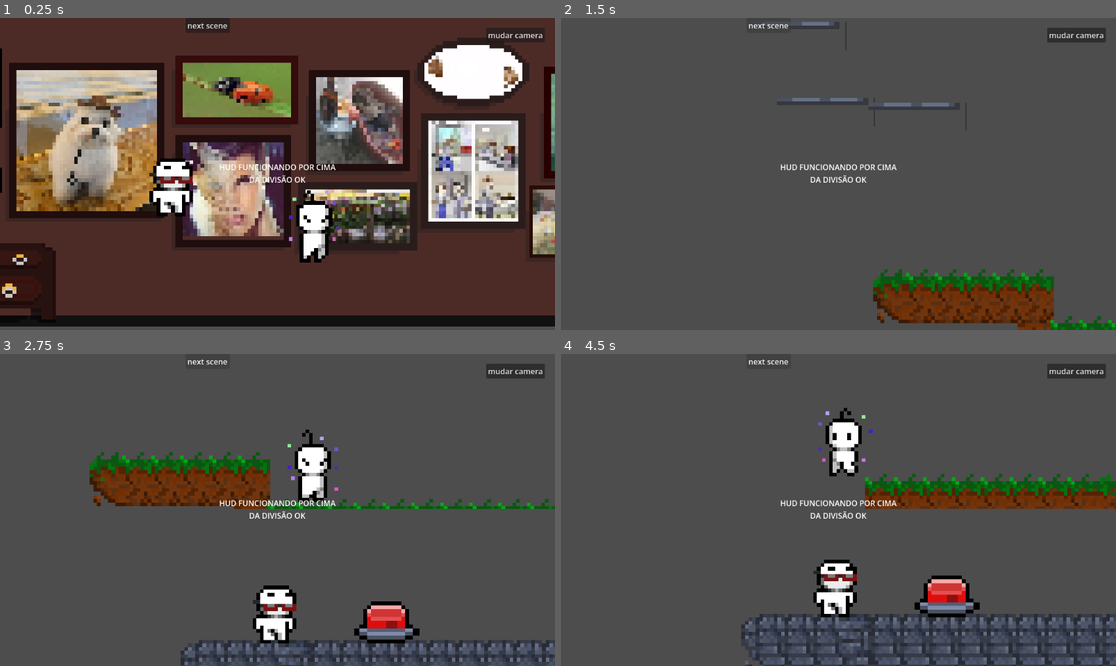
Above: before the commit, frames 1-4 (two rows, left to right).
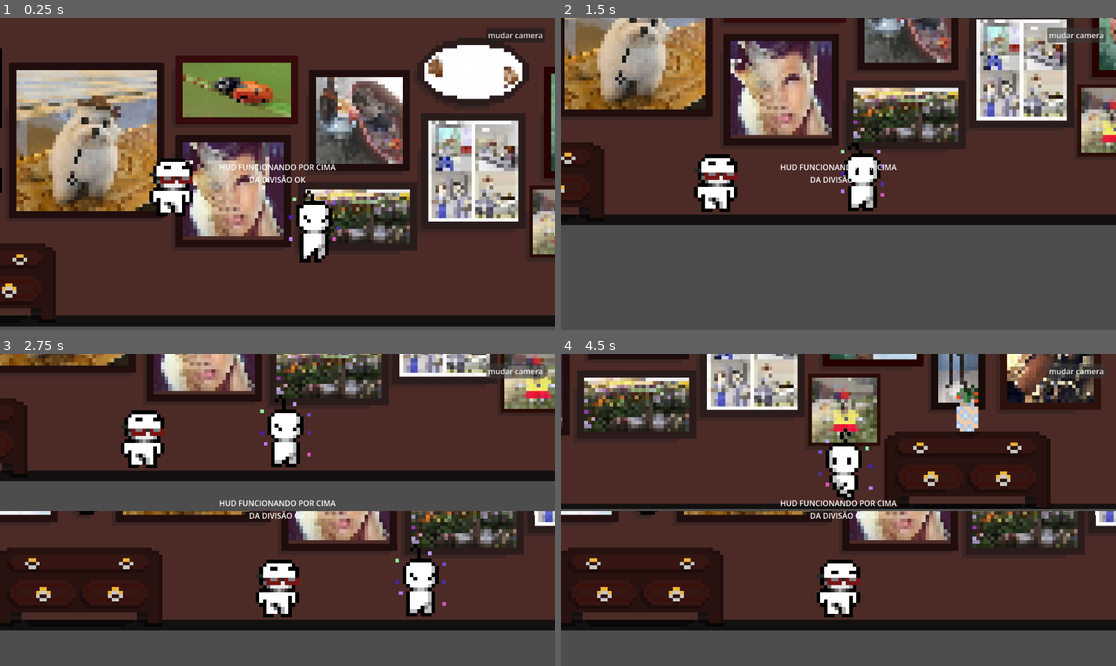
Above: after the commit, the same moments.

Repository: JCandreva/menctus-pensantus
Game: Godot game, scene res://maingameview.tscn
The game is run twice, just before and just after one commit, with the same random seed, the same clock (stepped at 60 frames per second) and the same inputs.
Inputs:
- Up to frame 1 (0.25 s): no input
- Up to frame 2 (1.5 s): click "mudar camera" at 0.5 s; click "next scene" (after the commit: "mudar camera") at 1.25 s
- Up to frame 3 (2.75 s): click "next scene" (after the commit: "mudar camera") at 2 s
- Up to frame 4 (4.5 s): hold D (emotion_move_right) 2.78-4.28 s; tap W (emotion_move_up) at 3.02, 3.77 s; hold A (emotion_move_left) from 4.28 s (still down)

The runs differ from the first frame. In frame 1, 0.4% of the frame differs, in the area x 33-42%, y 0-5%; in frame 2, 69%; in frame 3, 84%; in frame 4, 88%, in the area x 0-100%, y 0-100%.

Commit message:
Add area for leaving gallery

Diff:
--- /dev/null
+++ b/area_scripts/gallery_exit.gd
@@ -0,0 +1,18 @@
+extends Area2D
+
+
+# Called when the node enters the scene tree for the first time.
+func _ready() -> void:
+	pass # Replace with function body.
+
+
+# Called every frame. 'delta' is the elapsed time since the previous frame.
+func _process(delta: float) -> void:
+	pass
+
+
+
+func _on_body_entered(body: Node2D) -> void:
+	if body.is_in_group("players"):
+		$"../../../../..".change_scene_by_path("res://scenes/plataform.tscn")
+		$"../../../../.."._change_camera()
--- a/camera_scripts/camera_2d_emotion.gd
+++ b/camera_scripts/camera_2d_emotion.gd
@@ -20,3 +20,7 @@
 
 func switch_target(new_target: Node2D) -> void:
 	target = new_target
+
+
+func _on_exit_area_entered(area: Area2D) -> void:
+	pass # Replace with function body.
--- a/maingameview.gd
+++ b/maingameview.gd
@@ -95,7 +95,6 @@
 	_change_camera()
 
 
-func _on_button_button2_down() -> void:
-	var next_scene = load("res://scenes/plataform.tscn").instantiate()
+func change_scene_by_path(scene_path) -> void:
+	var next_scene = load(scene_path).instantiate()
 	_change_scene(next_scene)
-	_change_camera()
--- a/maingameview.tscn
+++ b/maingameview.tscn
@@ -29,6 +29,13 @@
 
 [node name="Node2D" parent="PlayerViewports/SubViewportContainerEmotion/SubViewportEmotion" unique_id=953528959 instance=ExtResource("2_cfqpw")]
 
+[node name="Exit" parent="PlayerViewports/SubViewportContainerEmotion/SubViewportEmotion/Node2D" index="9" unique_id=1426752456]
+position = Vector2(1125, 172)
+scale = Vector2(0.9582249, 1)
+
+[node name="CollisionShape2D" parent="PlayerViewports/SubViewportContainerEmotion/SubViewportEmotion/Node2D/Exit" index="0" unique_id=679455781]
+disabled = false
+
 [node name="SubViewportContainerReason" type="SubViewportContainer" parent="PlayerViewports" unique_id=1546927966]
 visible = false
 layout_mode = 2
@@ -38,7 +45,7 @@
 
 [node name="SubViewportReason" type="SubViewport" parent="PlayerViewports/SubViewportContainerReason" unique_id=119858487]
 handle_input_locally = false
-size = Vector2i(1152, 322)
+size = Vector2i(2, 2)
 render_target_update_mode = 0
 
 [node name="Camera2DReason" type="Camera2D" parent="PlayerViewports/SubViewportContainerReason/SubViewportReason" unique_id=1614582455]
@@ -70,12 +77,6 @@
 [node name="TopMiddle" type="Control" parent="HUD/TopHUD" unique_id=343161208]
 layout_mode = 2
 size_flags_horizontal = 3
-
-[node name="Button" type="Button" parent="HUD/TopHUD/TopMiddle" unique_id=1213401745]
-layout_mode = 0
-offset_right = 8.0
-offset_bottom = 8.0
-text = "next scene"
 
 [node name="TopRight" type="Control" parent="HUD/TopHUD" unique_id=1390973085]
 layout_mode = 2
@@ -145,7 +146,6 @@
 layout_mode = 2
 size_flags_horizontal = 3
 
-[connection signal="button_down" from="HUD/TopHUD/TopMiddle/Button" to="." method="_on_button_button2_down"]
 [connection signal="button_down" from="HUD/TopHUD/TopRight/Button" to="." method="_on_button_button_down"]
 
 [editable path="PlayerViewports/SubViewportContainerEmotion/SubViewportEmotion/Node2D"]
--- a/scenes/art_gallery.tscn
+++ b/scenes/art_gallery.tscn
@@ -5,12 +5,16 @@
 [ext_resource type="PackedScene" uid="uid://bemsv3h82magg" path="res://player_scenes/player_emotion.tscn" id="3_k1dh8"]
 [ext_resource type="PackedScene" uid="uid://y2iq0iw0q5iu" path="res://player_scenes/player_reason.tscn" id="4_qsn0b"]
 [ext_resource type="PackedScene" uid="uid://b2vyjxorya0fs" path="res://player_scenes/players_mid_point.tscn" id="5_k1dh8"]
+[ext_resource type="Script" uid="uid://dy0047kot0typ" path="res://area_scripts/gallery_exit.gd" id="6_qsn0b"]
 
 [sub_resource type="RectangleShape2D" id="RectangleShape2D_8xmbx"]
 size = Vector2(2404.0073, 59.026367)
 
 [sub_resource type="RectangleShape2D" id="RectangleShape2D_b8mys"]
 size = Vector2(72, 784)
+
+[sub_resource type="RectangleShape2D" id="RectangleShape2D_syju0"]
+size = Vector2(153, 240)
 
 [node name="Node2D" type="Node2D" unique_id=953528959]
 texture_filter = 1
@@ -56,3 +60,14 @@
 
 [node name="CollisionShape2D" type="CollisionShape2D" parent="WallRightCollision" unique_id=116426912]
 shape = SubResource("RectangleShape2D_b8mys")
+
+[node name="Exit" type="Area2D" parent="." unique_id=1426752456]
+position = Vector2(1129.721, 192.48102)
+script = ExtResource("6_qsn0b")
+
+[node name="CollisionShape2D" type="CollisionShape2D" parent="Exit" unique_id=679455781]
+position = Vector2(-8.220947, 19.518982)
+shape = SubResource("RectangleShape2D_syju0")
+disabled = true
+
+[connection signal="body_entered" from="Exit" to="Exit" method="_on_body_entered"]
Not shown, added: area_scripts/gallery_exit.gd.uid
